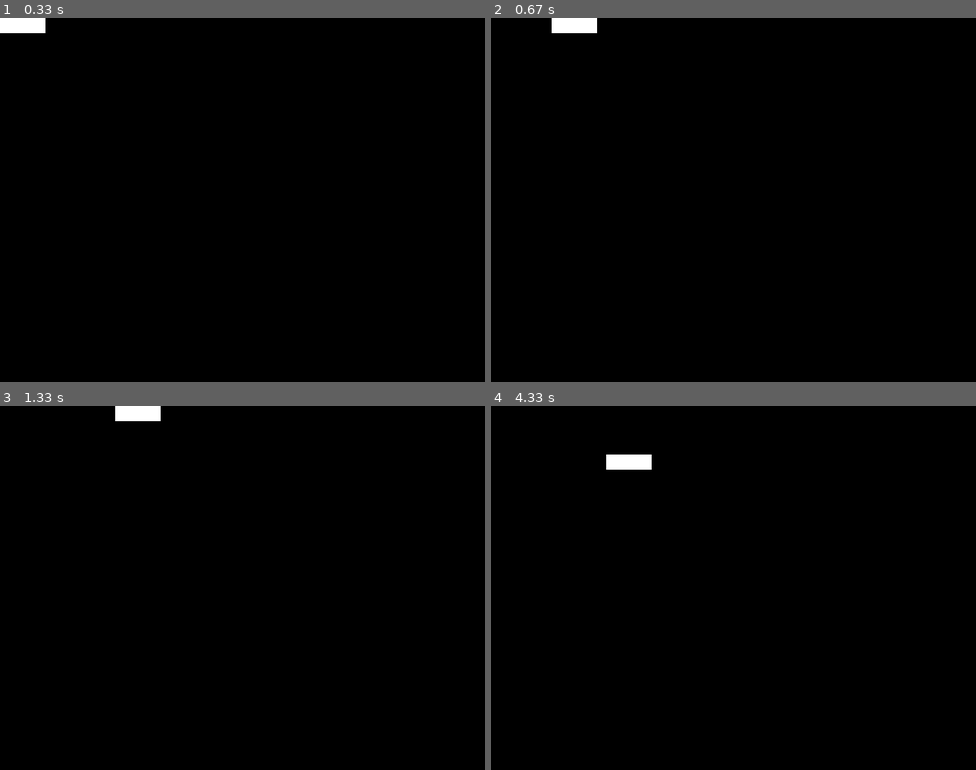
Above: before the commit, frames 1-4 (two rows, left to right).
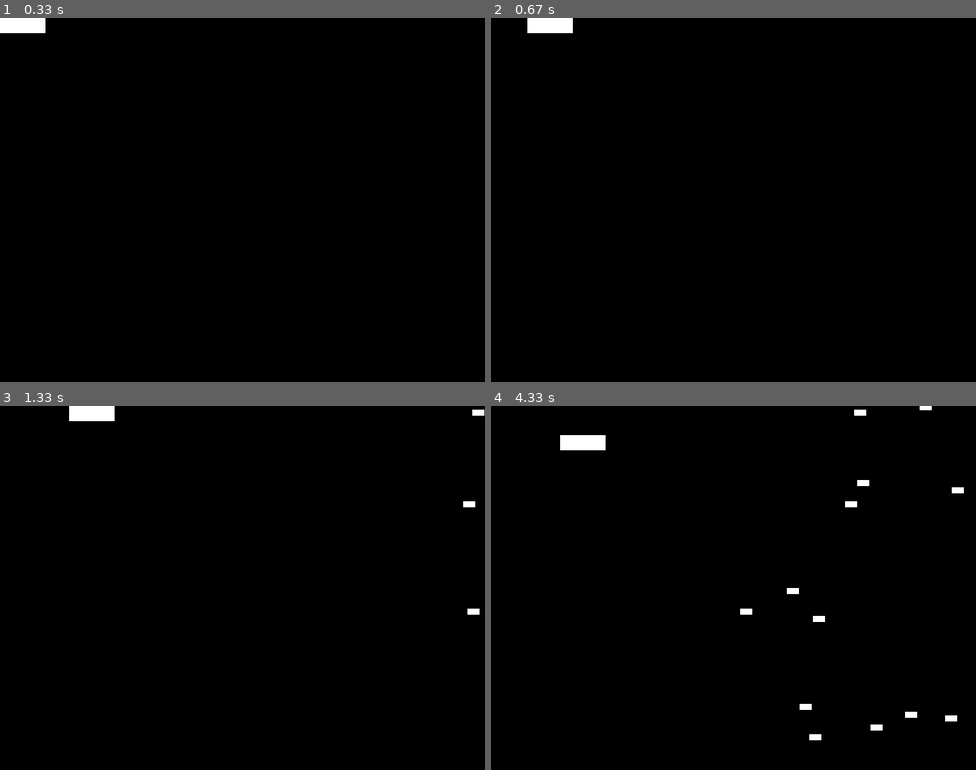
Above: after the commit, the same moments.

Repository: k1m190r/PyGames_play_1
Game: pygame game, started from game.py
Same seed, same stepped clock (60 frames per second), same inputs: the game is played once before the commit and once after it.
Inputs:
- Up to frame 1 (0.33 s): no input
- Up to frame 2 (0.67 s): hold Right from 0.33 s (still down)
- Up to frame 3 (1.33 s): release Right at 0.8 s; hold Up 0.83-1.13 s; hold Right from 1.17 s (still down)
- Up to frame 4 (4.33 s): release Right at 1.63 s; hold Left 1.67-2.2 s; hold Down 2.23-2.53 s; hold Left 2.57-2.97 s; hold Up 3-3.37 s; hold Right 3.4-4.03 s; hold Down from 4.07 s (still down)

Frame 1 is identical in both runs. In frame 2, 0.4% of the frame differs, in the area x 7-22%, y 0-5%; in frame 3, 0.9%; in frame 4, 1.3%, in the area x 14-98%, y 0-92%.

Commit message:
Added enemies and scoring

Diff:
--- a/game.py
+++ b/game.py
@@ -9,9 +9,8 @@
 SCREEN_HEIGHT = 600
 
 screen = pygame.display.set_mode([SCREEN_WIDTH, SCREEN_HEIGHT])
-
-running = True
-
+MAX_PLAYER_SPEED = 3
+SCORE = 0
 
 class Player(pygame.sprite.Sprite):
     def __init__(self):
@@ -22,13 +21,13 @@
 
     def update(self, pressed_keys):
         if pressed_keys[K_UP]:
-            self.rect.move_ip(0, -5)
+            self.rect.move_ip(0, -MAX_PLAYER_SPEED)
         if pressed_keys[K_DOWN]:
-            self.rect.move_ip(0, 5)
+            self.rect.move_ip(0, MAX_PLAYER_SPEED)
         if pressed_keys[K_LEFT]:
-            self.rect.move_ip(-5, 0)
+            self.rect.move_ip(-MAX_PLAYER_SPEED, 0)
         if pressed_keys[K_RIGHT]:
-            self.rect.move_ip(5, 0)
+            self.rect.move_ip(MAX_PLAYER_SPEED, 0)
 
         # limit to screen
         if self.rect.left < 0:
@@ -41,7 +40,39 @@
             self.rect.bottom = SCREEN_HEIGHT
 
 
+class Enemy(pygame.sprite.Sprite):
+    def __init__(self):
+        super(Enemy, self).__init__()
+        self.surf = pygame.Surface(size=(20, 10))
+        self.surf.fill(color=(255,255,255))
+        self.rect = self.surf.get_rect(
+            center=(
+                random.randint(SCREEN_WIDTH + 20, SCREEN_WIDTH + 100),
+                random.randint(0, SCREEN_HEIGHT),
+            )
+        )
+        self.speed = random.randint(1, 2)
+
+    # move the sprite based on speed
+    # remove the sprite when it passes the left edge of the screen
+    def update(self):
+        global SCORE
+        self.rect.move_ip(-self.speed, 0)
+        if self.rect.right < 0:
+            SCORE += 1
+            self.kill()
+
+
+
 player1 = Player()
+enemies = pygame.sprite.Group()
+all_sprites = pygame.sprite.Group()
+all_sprites.add(player1)
+running = True
+
+ADDENEMY = pygame.USEREVENT + 1
+pygame.time.set_timer(ADDENEMY, 250)
+
 
 while running:
     for event in pygame.event.get():
@@ -54,12 +85,29 @@
         if event.type == pygame.QUIT:
             running = False
 
+        elif event.type == ADDENEMY:
+            new_enemy = Enemy()
+            enemies.add(new_enemy)
+            all_sprites.add(new_enemy)
+
+    screen.fill((0, 0, 0))  # white
+
     pressed_keys = pygame.key.get_pressed()
     player1.update(pressed_keys)
 
-    screen.fill((0, 0, 0))  # white
 
-    screen.blit(player1.surf, player1.rect)
+
+    # screen.blit(player1.surf, player1.rect)
+    # Draw all sprites
+    for entity in all_sprites:
+        screen.blit(entity.surf, entity.rect)
+
+    if pygame.sprite.spritecollideany(player1, enemies):
+        player1.kill()
+        print(f"You died :( - Your score: {SCORE}")
+        running = False
+
+    enemies.update()
 
     pygame.display.flip()
 
Not shown, changed: .gitignore
